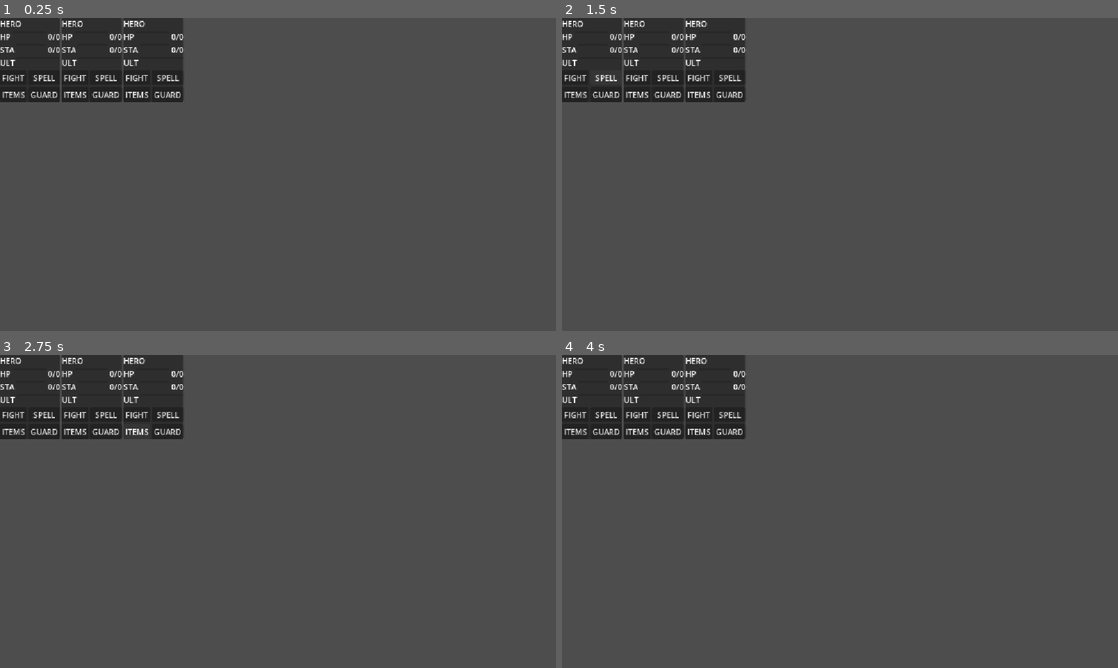
Above: before the commit, frames 1-4 (two rows, left to right).
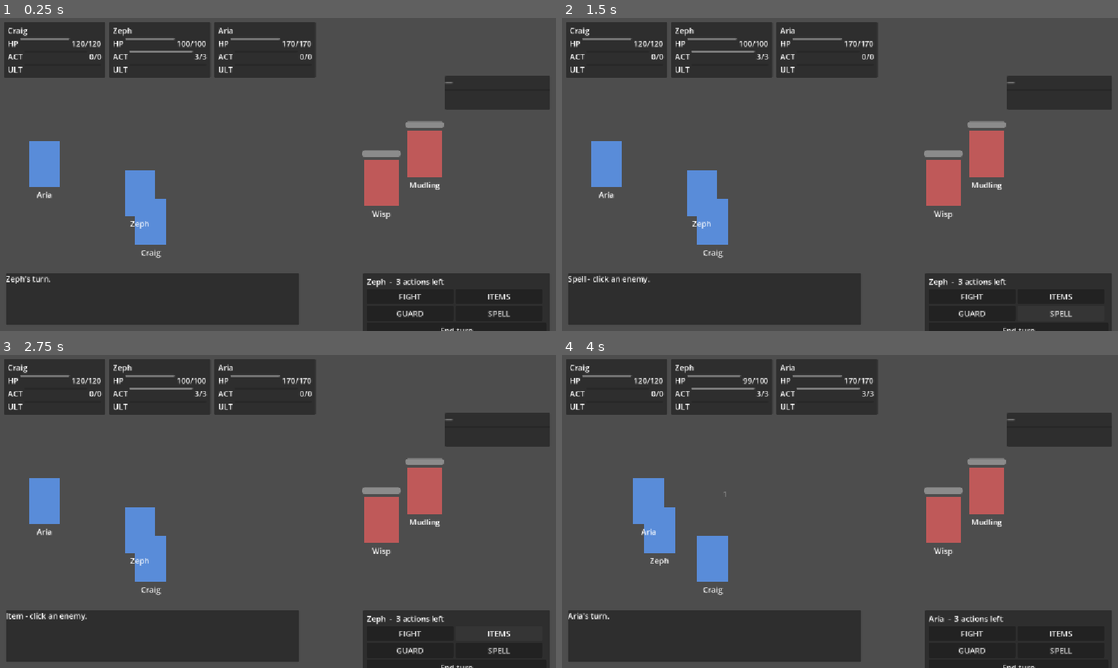
Above: after the commit, the same moments.

Repository: j75484696-bot/rpg_game_dmitra
Game: Godot game, scene res://scenes/battle/battle.tscn
The game is run twice, just before and just after one commit, with the same random seed, the same clock (stepped at 60 frames per second) and the same inputs.
Inputs (mouse positions are in pixels of both pictures, inside the frame that each line leads up to):
- Up to frame 1 (0.25 s): no input
- Up to frame 2 (1.5 s): click "FIGHT" at 0.5 s; click "SPELL" at 1.25 s
- Up to frame 3 (2.75 s): click "ITEMS" at 2 s
- Up to frame 4 (4 s): click "GUARD" at 2.75 s; click (1017, 667) at 3.5 s, where only the run after the commit has a clickable "End turn"

The runs differ from the first frame. In frame 1, 29% of the frame differs, in the area x 0-99%, y 0-100%; in frame 2, 29%; in frame 3, 29%; in frame 4, 30%.

Commit message:
Wire the battle scene against placeholders
The fight is playable. battle.gd builds a BattleState from the three
active heroes plus whatever enemies it was handed, connects all six
signals, and drives the loop. Verified by auto-playing it headless:

  Zeph's turn.                 <- SPD 28, acts first, 3 actions from STA 36
  Zeph hits Mudling for 19.    x3
  Wisp's turn.
  Wisp hits Aria for 1.        <- threat-weighted, picks a different target
  Aria's turn.                 <- each run
  Aria hits Mudling for 13.
  Mudling is down!
  Aria hits Wisp for 25.       x2, 45 HP
  Wisp is down!
  VICTORY - the party wins.

Two design reversals, both toward the team's reference layout:

  ONE shared action menu re-pointed at the acting hero, not a set per
  hero. Buttons grey out through budget.can_spend() -- the same call
  that would spend -- so the stamina economy is visible. 12 buttons
  became 4.

  The turn cue is the step-forward, not a widget. The acting character
  slides toward the enemy, everyone else drifts back. Enemies step too,
  or a 2-action enemy lands two hits with nothing marking who.

TargetPicker deleted. Click-the-sprite made a central picker redundant;
each combatant owns its ClickArea. The real job was the modal "what is
clickable now" state, which is two variables, not a node -- Guard flips
the valid side from enemies to allies.

Also fixes an ordering bug in core/BattleState: combatant_died fired
before the action that caused it, so the log read "X is down" ahead of
"Y hits X". Deaths are queued and flushed after action_taken. Found by
reading the auto-play output, not by inspection.

Everything visual is a placeholder -- ColorRect characters, flat
background. Real art means pointing nodes at textures, no logic change.

Co-Authored-By: Claude Opus 5 <noreply@anthropic.com>

Diff:
--- a/core/BattleState.gd
+++ b/core/BattleState.gd
@@ -40,6 +40,10 @@
 # Turn order for the current round: [{ "index": int, "is_hero": bool }, ...]
 var order: Array = []
 var turn_cursor: int = -1
+
+# Deaths waiting to be announced. Held until the action that caused them has
+# been reported, so the log reads in the order things actually happened.
+var _pending_deaths: Array = []
 
 # --- Setup ---------------------------------------------------------------
 
@@ -205,6 +209,7 @@
 			Actions.declare_guard(guards, t["index"], target_index)
 
 	action_taken.emit(t["index"], true, type, target_index, amount)
+	_flush_deaths()
 	if _check_end():
 		return true
 	if actor["budget"].is_spent():
@@ -227,6 +232,7 @@
 		var hit: int = int(step["target"])
 		_apply_damage(heroes[hit], int(step["damage"]), hit, true)
 		action_taken.emit(enemy_index, false, Actions.TYPE.MELEE, hit, int(step["damage"]))
+		_flush_deaths()
 	turn_ended.emit(enemy_index, false)
 	_advance()
 
@@ -248,7 +254,14 @@
 		target["alive"] = false
 		if is_hero:
 			Actions.clear_guard(guards, index)
-		combatant_died.emit(index, is_hero)
+		# Queued, not emitted. A death must be announced AFTER the blow that
+		# caused it, or the log reads "X is down" before "Y hits X".
+		_pending_deaths.append({ "index": index, "is_hero": is_hero })
+
+func _flush_deaths() -> void:
+	while not _pending_deaths.is_empty():
+		var d: Dictionary = _pending_deaths.pop_front()
+		combatant_died.emit(d["index"], d["is_hero"])
 
 # --- Win / lose ----------------------------------------------------------
 
--- a/scenes/battle/battle.gd
+++ b/scenes/battle/battle.gd
@@ -2,9 +2,22 @@
 # Any file may edit any other, provided the docs are kept in step. The one hard
 # rule that survives: all damage and healing math lives in core/Combat.gd -
 # never recompute a number here, or the UI and the fight will disagree.
+#
+# EVERYTHING VISUAL HERE IS A PLACEHOLDER. Characters are ColorRects, the
+# background is a flat fill, damage numbers are plain Labels. Swapping in real
+# art means pointing these nodes at textures - none of the logic changes.
 extends Node2D
 
 const ENEMY_SCENE := preload("res://scenes/battle/enemy.tscn")
+const HERO_SCENE := preload("res://scenes/battle/hero.tscn")
+const DAMAGE_NUMBER := preload("res://scenes/battle/damage_number.tscn")
+
+# Fallback fight when the scene is launched directly rather than pushed with a
+# payload - which is what main_scene does today, so F5 always shows something.
+const DEMO_ENEMIES := [
+	"res://data/enemies/mudling.tres",
+	"res://data/enemies/wisp.tres",
+]
 
 # Three active heroes. Mirrors Targeting.ACTIVE - keep them in step.
 # The fourth hero sits at BACK2, the bench, and is swapped in from the prep
@@ -16,90 +29,306 @@
 	Targeting.POS.BACK1,   # threat 10
 ]
 
-@onready var hero_slots := [
+# How far the acting character steps toward the enemy, and how far everyone
+# else drifts away. This is the ONLY turn cue - there is no arrow or highlight.
+const STEP_FORWARD := 70.0
+const STEP_BACK := -18.0
+const STEP_TIME := 0.18
+
+@onready var hero_slots: Array = [
 	$Heroes/FrontSlot,
 	$Heroes/CenterSlot,
 	$Heroes/Back1Slot,
 ]
-@onready var hero_panels := [
+@onready var hero_panels: Array = [
 	$Hud/HeroPanels/FrontPanel,
 	$Hud/HeroPanels/CenterPanel,
 	$Hud/HeroPanels/Back1Panel,
 ]
-@onready var enemies: Node2D = $Enemies
+@onready var enemies_root: Node2D = $Enemies
 @onready var enemy_panel: PanelContainer = $Hud/EnemyPanel
+@onready var enemy_name: Label = $Hud/EnemyPanel/Rows/NameLabel
+@onready var enemy_hp: ProgressBar = $Hud/EnemyPanel/Rows/HpBar
 @onready var message_log: RichTextLabel = $Hud/MessageLog/Text
+@onready var action_menu: PanelContainer = $Hud/ActionMenu
+@onready var actor_label: Label = $Hud/ActionMenu/Margin/Rows/ActorLabel
+@onready var buttons: GridContainer = $Hud/ActionMenu/Margin/Rows/Buttons
+@onready var end_turn_button: Button = $Hud/ActionMenu/Margin/Rows/EndTurnButton
+@onready var damage_layer: Control = $Hud/DamageNumbers
 @onready var vfx: Node2D = $Vfx
-@onready var bgm: AudioStreamPlayer = $Bgm
-@onready var sfx: AudioStreamPlayer = $Sfx
-
-# Combatant dictionaries for this fight, from CreatureRating.build().
-# Handed over by whoever pushed this scene - see Transitions.payload().
-var enemy_dicts: Array = []
+
+var battle: BattleState
+var hero_nodes: Array = []      # one per active hero, parented to its slot
+var enemy_nodes: Array = []     # one per enemy, index-aligned with battle.enemies
+var slot_home: Array = []       # each hero slot's resting x, to step back to
+var enemy_home: Array = []      # same for enemies - never offset from CURRENT
+                                # x, or the step accumulates every turn
+
+# Which action is waiting for a target, or -1 when nothing is pending.
+var pending_action: int = -1
+
+# Buttons keyed by action type, so one loop drives all four.
+var action_buttons: Dictionary = {}
 
 # --- Setup ----------------------------------------------------------------
 
 func _ready() -> void:
-	_build_enemies()
+	for slot in hero_slots:
+		slot_home.append(slot.position.x)
+
+	action_buttons = {
+		Actions.TYPE.MELEE: buttons.get_node("AttackButton"),
+		Actions.TYPE.SPELL: buttons.get_node("SpellButton"),
+		Actions.TYPE.ITEM: buttons.get_node("ItemButton"),
+		Actions.TYPE.GUARD: buttons.get_node("GuardButton"),
+	}
+	for type in action_buttons:
+		action_buttons[type].pressed.connect(_on_action_pressed.bind(type))
+	end_turn_button.pressed.connect(_on_end_turn_pressed)
+
+	_start_fight()
+
+func _start_fight() -> void:
+	battle = BattleState.new()
+	battle.turn_started.connect(on_turn_started)
+	battle.turn_ended.connect(on_turn_ended)
+	battle.action_taken.connect(on_action_taken)
+	battle.combatant_died.connect(on_combatant_died)
+	battle.battle_ended.connect(on_battle_ended)
+
+	battle.setup(_active_heroes(), _enemy_dicts())
+	_build_hero_nodes()
+	_build_enemy_nodes()
 	_refresh_panels()
-
-func _build_enemies() -> void:
-	# Enemy count is dynamic - one boss, one dungeon enemy, or a small group.
-	# The pusher decides which; we just render what we were handed.
-	#
-	#   Transitions.push("res://scenes/battle/battle.tscn", {
-	#       "enemies": [load("res://data/enemies/mudling.tres").build()],
-	#   })
-	#
-	# Empty when the scene is launched directly, which is what main_scene does
-	# today - so this stays safe to run standalone.
-	enemy_dicts = Transitions.payload().get("enemies", [])
-
-	for e in enemy_dicts:
-		var node := spawn_enemy()
+	battle.begin()
+
+# Only the three ACTIVE positions fight. The bench is skipped entirely.
+func _active_heroes() -> Array:
+	var out: Array = []
+	for pos in ACTIVE_POSITIONS:
+		for c in Party.members:
+			if c.position == pos:
+				out.append(c)
+				break
+	return out
+
+# The pusher decides the fight; we render what we were handed. Falls back to a
+# demo pair so the scene is runnable on its own.
+func _enemy_dicts() -> Array:
+	var handed: Array = Transitions.payload().get("enemies", [])
+	if not handed.is_empty():
+		return handed
+	var demo: Array = []
+	for path in DEMO_ENEMIES:
+		var rating = load(path)
+		if rating != null:
+			demo.append(rating.build())
+	return demo
+
+func _build_hero_nodes() -> void:
+	for i in battle.heroes.size():
+		if i >= hero_slots.size():
+			break
+		var node := HERO_SCENE.instantiate()
+		hero_slots[i].add_child(node)
+		node.get_node("NameLabel").text = str(battle.heroes[i]["name"])
+		node.get_node("ClickArea").input_event.connect(_on_combatant_clicked.bind(i, true))
+		hero_nodes.append(node)
+
+func _build_enemy_nodes() -> void:
+	var count: int = battle.enemies.size()
+	for i in count:
+		var e: Dictionary = battle.enemies[i]
+		var node := ENEMY_SCENE.instantiate()
+		enemies_root.add_child(node)
+		# Spread them down the right-hand side, mirroring the hero diagonal.
+		node.position = Vector2(880.0 - i * 90.0, 330.0 + i * 60.0)
 		node.get_node("NameLabel").text = str(e.get("name", "ENEMY"))
 		var bar: ProgressBar = node.get_node("HpBar")
 		bar.max_value = int(e.get("max_hp", 1))
 		bar.value = int(e.get("hp", bar.max_value))
-
-	# BLOCKED: nothing drives the fight yet. BattleState needs the three active
-	# Characters plus enemy_dicts, and this scene needs a way to pop back with
-	# the result. Neither exists.
-
-func spawn_enemy() -> Node2D:
-	var e := ENEMY_SCENE.instantiate()
-	enemies.add_child(e)
-	return e
+		node.get_node("ClickArea").input_event.connect(_on_combatant_clicked.bind(i, false))
+		enemy_nodes.append(node)
+		enemy_home.append(node.position.x)
 
 # --- Display --------------------------------------------------------------
 
 func _refresh_panels() -> void:
-	# TODO: fill each panel from the hero in that slot once
-	# Party.member_at_position() lands (still marked pending in the seams doc).
-	pass
+	for i in hero_panels.size():
+		var panel: Control = hero_panels[i]
+		if i >= battle.heroes.size():
+			panel.visible = false
+			continue
+		var h: Dictionary = battle.heroes[i]
+		var rows := panel.get_node("Margin/Rows")
+		rows.get_node("NameLabel").text = str(h["name"])
+
+		var hp_bar: ProgressBar = rows.get_node("HpRow/HpBar")
+		hp_bar.max_value = int(h["max_hp"])
+		hp_bar.value = int(h["hp"])
+		rows.get_node("HpRow/HpValue").text = "%d/%d" % [int(h["hp"]), int(h["max_hp"])]
+
+		# The action bar is the live budget, not a stat - it drains as you act.
+		var budget: ActionBudget = h["budget"]
+		var act_bar: ProgressBar = rows.get_node("StaminaRow/StaminaBar")
+		act_bar.max_value = max(1, budget.max_actions)
+		act_bar.value = budget.remaining
+		rows.get_node("StaminaRow/StaminaValue").text = "%d/%d" % [budget.remaining, budget.max_actions]
+
+		# Dimmed rather than hidden, so the player still sees who fell.
+		panel.modulate = Color.WHITE if h["alive"] else Color(0.45, 0.45, 0.45)
+
+func _refresh_enemies() -> void:
+	for i in enemy_nodes.size():
+		var e: Dictionary = battle.enemies[i]
+		var node: Node2D = enemy_nodes[i]
+		node.get_node("HpBar").value = int(e["hp"])
+		node.modulate = Color.WHITE if e["alive"] else Color(0.3, 0.3, 0.3, 0.5)
 
 func log_message(text: String) -> void:
 	message_log.text = text
 
-# --- Turn flow ------------------------------------------------------------
-# BattleState emits the six signals these react to. Connect them when the
-# fight is constructed:
-#
-#   battle.turn_started.connect(on_turn_started)
-#   battle.action_taken.connect(on_action_taken)
-#   battle.combatant_died.connect(on_combatant_died)
-#   battle.battle_ended.connect(on_battle_ended)
-#
-# Exact signatures are in INTEGRATION_SEAMS.md.
-
-func on_turn_started(_index: int, _is_hero: bool) -> void:
-	pass
-
-func on_action_taken(_actor: int, _actor_is_hero: bool, _type: int, _target: int, _amount: int) -> void:
-	pass
-
-func on_combatant_died(_index: int, _is_hero: bool) -> void:
-	pass
-
-func on_battle_ended(_party_won: bool) -> void:
-	pass
+# --- The turn cue: step forward, everyone else drifts back -----------------
+
+func _step(index: int, is_hero: bool) -> void:
+	if not is_hero:
+		# Enemies step too, or their turn has no cue at all - which matters most
+		# on a 2-action enemy, where two hits land with nothing marking who.
+		# Enemies face left, so "forward" is negative x.
+		for i in enemy_nodes.size():
+			var to_x: float = enemy_home[i] + (-STEP_FORWARD if i == index else -STEP_BACK)
+			_slide(enemy_nodes[i], to_x)
+		_reset_heroes()
+		return
+	for i in hero_nodes.size():
+		var target_x: float = slot_home[i] + (STEP_FORWARD if i == index else STEP_BACK)
+		_slide(hero_nodes[i].get_parent(), target_x)
+	_reset_enemies()
+
+func _reset_heroes() -> void:
+	for i in hero_nodes.size():
+		_slide(hero_nodes[i].get_parent(), slot_home[i])
+
+func _reset_enemies() -> void:
+	for i in enemy_nodes.size():
+		_slide(enemy_nodes[i], enemy_home[i])
+
+func _slide(node: Node2D, to_x: float) -> void:
+	var tween := create_tween()
+	tween.set_ease(Tween.EASE_OUT).set_trans(Tween.TRANS_CUBIC)
+	tween.tween_property(node, "position:x", to_x, STEP_TIME)
+
+# --- Action menu ----------------------------------------------------------
+# ONE menu, re-pointed at whoever is acting. There is no per-hero button set.
+
+func _refresh_action_menu() -> void:
+	var t: Dictionary = battle.current()
+	var is_hero_turn: bool = not t.is_empty() and t["is_hero"] and battle.phase == BattleState.PHASE.TURN
+	action_menu.visible = is_hero_turn
+	if not is_hero_turn:
+		return
+
+	var actor: Dictionary = battle.heroes[t["index"]]
+	var budget: ActionBudget = actor["budget"]
+	actor_label.text = "%s  -  %d action%s left" % [
+		actor["name"], budget.remaining, "" if budget.remaining == 1 else "s",
+	]
+	# Greying out when the budget runs dry is the whole visible point of the
+	# stamina system, so it is driven by the same call that would spend.
+	for type in action_buttons:
+		action_buttons[type].disabled = not budget.can_spend(type)
+
+func _on_action_pressed(type: int) -> void:
+	var t: Dictionary = battle.current()
+	if t.is_empty() or not t["is_hero"]:
+		return
+	pending_action = type
+	if type == Actions.TYPE.GUARD:
+		log_message("%s guards - click an ally to protect." % Actions.label_of(type))
+	else:
+		log_message("%s - click an enemy." % Actions.label_of(type))
+
+func _on_end_turn_pressed() -> void:
+	pending_action = -1
+	battle.end_turn()
+
+# --- Clicking a target ----------------------------------------------------
+# Each combatant owns its own ClickArea, so there is no central picker. What
+# is clickable depends on the pending action: Guard targets allies, the rest
+# target enemies.
+
+func _on_combatant_clicked(_viewport: Node, event: InputEvent, _shape: int, index: int, is_hero: bool) -> void:
+	if not (event is InputEventMouseButton and event.pressed and event.button_index == MOUSE_BUTTON_LEFT):
+		return
+	if pending_action == -1:
+		return
+
+	var wants_ally: bool = pending_action == Actions.TYPE.GUARD
+	if wants_ally != is_hero:
+		return   # clicked the wrong side; ignore rather than waste the action
+
+	var target: Dictionary = battle.heroes[index] if is_hero else battle.enemies[index]
+	if not target["alive"]:
+		return
+
+	var type := pending_action
+	pending_action = -1
+	battle.act(type, index)
+
+# --- Reacting to the fight ------------------------------------------------
+
+func on_turn_started(index: int, is_hero: bool) -> void:
+	pending_action = -1
+	_step(index, is_hero)
+	var who: Dictionary = battle.heroes[index] if is_hero else battle.enemies[index]
+	log_message("%s's turn." % who["name"])
+	_refresh_panels()
+	_refresh_action_menu()
+
+func on_turn_ended(_index: int, _is_hero: bool) -> void:
+	action_menu.visible = false
+
+func on_action_taken(actor: int, actor_is_hero: bool, type: int, target: int, amount: int) -> void:
+	var actor_name: String = battle.heroes[actor]["name"] if actor_is_hero else battle.enemies[actor]["name"]
+
+	if type == Actions.TYPE.GUARD:
+		log_message("%s guards %s." % [actor_name, battle.heroes[target]["name"]])
+	elif amount > 0:
+		var world_node: Node2D = hero_nodes[target] if not actor_is_hero else enemy_nodes[target]
+		_spawn_damage_number(world_node, amount)
+		var target_name: String = battle.heroes[target]["name"] if not actor_is_hero else battle.enemies[target]["name"]
+		log_message("%s hits %s for %d." % [actor_name, target_name, amount])
+	else:
+		log_message("%s uses %s." % [actor_name, Actions.label_of(type)])
+
+	_refresh_panels()
+	_refresh_enemies()
+	_refresh_action_menu()
+
+func on_combatant_died(index: int, is_hero: bool) -> void:
+	var who: Dictionary = battle.heroes[index] if is_hero else battle.enemies[index]
+	log_message("%s is down!" % who["name"])
+	_refresh_panels()
+	_refresh_enemies()
+
+func on_battle_ended(party_won: bool) -> void:
+	action_menu.visible = false
+	_reset_heroes()
+	log_message("VICTORY - the party wins." if party_won else "DEFEAT - the party is wiped.")
+	# Popping back is the caller's business once a dungeon manager exists.
+	# Standalone, there is nowhere to pop TO, so the result just stays on screen.
+
+# --- Damage numbers -------------------------------------------------------
+
+func _spawn_damage_number(at: Node2D, amount: int) -> void:
+	if at == null:
+		return
+	var label := DAMAGE_NUMBER.instantiate()
+	damage_layer.add_child(label)
+	label.text = str(amount)
+	label.position = at.get_global_transform_with_canvas().origin + Vector2(0, -110)
+
+	var tween := create_tween().set_parallel(true)
+	tween.tween_property(label, "position:y", label.position.y - 46.0, 0.7)
+	tween.tween_property(label, "modulate:a", 0.0, 0.7)
+	tween.chain().tween_callback(label.queue_free)
--- a/scenes/battle/battle.tscn
+++ b/scenes/battle/battle.tscn
@@ -6,16 +6,22 @@
 [node name="Battle" type="Node2D"]
 script = ExtResource("1")
 
-[node name="Background" type="Sprite2D" parent="."]
-centered = false
+[node name="Background" type="ColorRect" parent="."]
+anchors_preset = 15
+anchor_right = 1.0
+anchor_bottom = 1.0
+color = Color(0.11, 0.1, 0.16, 1)
 
 [node name="Heroes" type="Node2D" parent="."]
 
 [node name="FrontSlot" type="Node2D" parent="Heroes"]
+position = Vector2(330, 470)
 
 [node name="CenterSlot" type="Node2D" parent="Heroes"]
+position = Vector2(220, 410)
 
 [node name="Back1Slot" type="Node2D" parent="Heroes"]
+position = Vector2(110, 350)
 
 [node name="Enemies" type="Node2D" parent="."]
 
@@ -30,6 +36,11 @@
 [node name="HeroPanels" type="HBoxContainer" parent="Hud"]
 anchors_preset = 10
 anchor_right = 1.0
+offset_left = 8.0
+offset_top = 8.0
+offset_right = -8.0
+offset_bottom = 110.0
+theme_override_constants/separation = 8
 
 [node name="FrontPanel" parent="Hud/HeroPanels" instance=ExtResource("2")]
 
@@ -41,11 +52,15 @@
 anchors_preset = 1
 anchor_left = 1.0
 anchor_right = 1.0
+offset_left = -230.0
+offset_top = 120.0
+offset_right = -12.0
+offset_bottom = 190.0
 
 [node name="Rows" type="VBoxContainer" parent="Hud/EnemyPanel"]
 
 [node name="NameLabel" type="Label" parent="Hud/EnemyPanel/Rows"]
-text = "ENEMY"
+text = "—"
 
 [node name="HpBar" type="ProgressBar" parent="Hud/EnemyPanel/Rows"]
 show_percentage = false
@@ -54,11 +69,56 @@
 anchors_preset = 2
 anchor_top = 1.0
 anchor_bottom = 1.0
+offset_left = 12.0
+offset_top = -120.0
+offset_right = 620.0
+offset_bottom = -12.0
 
 [node name="Text" type="RichTextLabel" parent="Hud/MessageLog"]
 
-[node name="TargetPicker" type="Control" parent="Hud"]
-mouse_filter = 2
+[node name="ActionMenu" type="PanelContainer" parent="Hud"]
+anchors_preset = 3
+anchor_left = 1.0
+anchor_top = 1.0
+anchor_right = 1.0
+anchor_bottom = 1.0
+offset_left = -400.0
+offset_top = -120.0
+offset_right = -12.0
+offset_bottom = -12.0
+
+[node name="Margin" type="MarginContainer" parent="Hud/ActionMenu"]
+theme_override_constants/margin_left = 8
+theme_override_constants/margin_top = 6
+theme_override_constants/margin_right = 8
+theme_override_constants/margin_bottom = 6
+
+[node name="Rows" type="VBoxContainer" parent="Hud/ActionMenu/Margin"]
+
+[node name="ActorLabel" type="Label" parent="Hud/ActionMenu/Margin/Rows"]
+text = "—"
+
+[node name="Buttons" type="GridContainer" parent="Hud/ActionMenu/Margin/Rows"]
+columns = 2
+
+[node name="AttackButton" type="Button" parent="Hud/ActionMenu/Margin/Rows/Buttons"]
+custom_minimum_size = Vector2(180, 30)
+text = "FIGHT"
+
+[node name="ItemButton" type="Button" parent="Hud/ActionMenu/Margin/Rows/Buttons"]
+custom_minimum_size = Vector2(180, 30)
+text = "ITEMS"
+
+[node name="GuardButton" type="Button" parent="Hud/ActionMenu/Margin/Rows/Buttons"]
+custom_minimum_size = Vector2(180, 30)
+text = "GUARD"
+
+[node name="SpellButton" type="Button" parent="Hud/ActionMenu/Margin/Rows/Buttons"]
+custom_minimum_size = Vector2(180, 30)
+text = "SPELL"
+
+[node name="EndTurnButton" type="Button" parent="Hud/ActionMenu/Margin/Rows"]
+text = "End turn"
 
 [node name="TurnIndicator" type="Control" parent="Hud"]
 mouse_filter = 2
--- /dev/null
+++ b/scenes/battle/damage_number.tscn
@@ -0,0 +1,10 @@
+[gd_scene format=3]
+
+[node name="DamageNumber" type="Label"]
+offset_left = -48.0
+offset_top = -16.0
+offset_right = 48.0
+offset_bottom = 16.0
+horizontal_alignment = 1
+vertical_alignment = 1
+text = "0"
--- a/scenes/battle/enemy.tscn
+++ b/scenes/battle/enemy.tscn
@@ -1,15 +1,33 @@
-[gd_scene format=3]
+[gd_scene load_steps=2 format=3]
+
+[sub_resource type="RectangleShape2D" id="1"]
+size = Vector2(72, 96)
 
 [node name="Enemy" type="Node2D"]
 
-[node name="Sprite" type="Sprite2D" parent="."]
+[node name="Sprite" type="ColorRect" parent="."]
+offset_left = -36.0
+offset_top = -96.0
+offset_right = 36.0
+color = Color(0.75, 0.35, 0.35, 1)
+
+[node name="HpBar" type="ProgressBar" parent="."]
+offset_left = -40.0
+offset_top = -116.0
+offset_right = 40.0
+offset_bottom = -102.0
+show_percentage = false
+
+[node name="NameLabel" type="Label" parent="."]
+offset_left = -56.0
+offset_top = 4.0
+offset_right = 56.0
+offset_bottom = 26.0
+horizontal_alignment = 1
+text = "ENEMY"
 
 [node name="ClickArea" type="Area2D" parent="."]
 
 [node name="Collision" type="CollisionShape2D" parent="ClickArea"]
-
-[node name="HpBar" type="ProgressBar" parent="."]
-show_percentage = false
-
-[node name="NameLabel" type="Label" parent="."]
-text = "ENEMY"
+position = Vector2(0, -48)
+shape = SubResource("1")
--- /dev/null
+++ b/scenes/battle/hero.tscn
@@ -0,0 +1,26 @@
+[gd_scene load_steps=2 format=3]
+
+[sub_resource type="RectangleShape2D" id="1"]
+size = Vector2(64, 96)
+
+[node name="Hero" type="Node2D"]
+
+[node name="Sprite" type="ColorRect" parent="."]
+offset_left = -32.0
+offset_top = -96.0
+offset_right = 32.0
+color = Color(0.35, 0.55, 0.85, 1)
+
+[node name="NameLabel" type="Label" parent="."]
+offset_left = -48.0
+offset_top = 4.0
+offset_right = 48.0
+offset_bottom = 26.0
+horizontal_alignment = 1
+text = "HERO"
+
+[node name="ClickArea" type="Area2D" parent="."]
+
+[node name="Collision" type="CollisionShape2D" parent="ClickArea"]
+position = Vector2(0, -48)
+shape = SubResource("1")
--- a/ui/hud/hero_panel.tscn
+++ b/ui/hud/hero_panel.tscn
@@ -1,8 +1,13 @@
 [gd_scene format=3]
 
 [node name="HeroPanel" type="PanelContainer"]
+custom_minimum_size = Vector2(210, 0)
 
 [node name="Margin" type="MarginContainer" parent="."]
+theme_override_constants/margin_left = 8
+theme_override_constants/margin_top = 6
+theme_override_constants/margin_right = 8
+theme_override_constants/margin_bottom = 6
 
 [node name="Rows" type="VBoxContainer" parent="Margin"]
 
@@ -15,6 +20,7 @@
 text = "HP"
 
 [node name="HpBar" type="ProgressBar" parent="Margin/Rows/HpRow"]
+custom_minimum_size = Vector2(90, 0)
 size_flags_horizontal = 3
 show_percentage = false
 
@@ -24,9 +30,10 @@
 [node name="StaminaRow" type="HBoxContainer" parent="Margin/Rows"]
 
 [node name="StaminaTag" type="Label" parent="Margin/Rows/StaminaRow"]
-text = "STA"
+text = "ACT"
 
 [node name="StaminaBar" type="ProgressBar" parent="Margin/Rows/StaminaRow"]
+custom_minimum_size = Vector2(90, 0)
 size_flags_horizontal = 3
 show_percentage = false
 
@@ -39,20 +46,6 @@
 text = "ULT"
 
 [node name="UltBar" type="ProgressBar" parent="Margin/Rows/UltRow"]
+custom_minimum_size = Vector2(90, 0)
 size_flags_horizontal = 3
 show_percentage = false
-
-[node name="Actions" type="GridContainer" parent="Margin/Rows"]
-columns = 2
-
-[node name="AttackButton" type="Button" parent="Margin/Rows/Actions"]
-text = "FIGHT"
-
-[node name="SpellButton" type="Button" parent="Margin/Rows/Actions"]
-text = "SPELL"
-
-[node name="ItemButton" type="Button" parent="Margin/Rows/Actions"]
-text = "ITEMS"
-
-[node name="GuardButton" type="Button" parent="Margin/Rows/Actions"]
-text = "GUARD"
Not shown, changed: CHANGELOG.md
